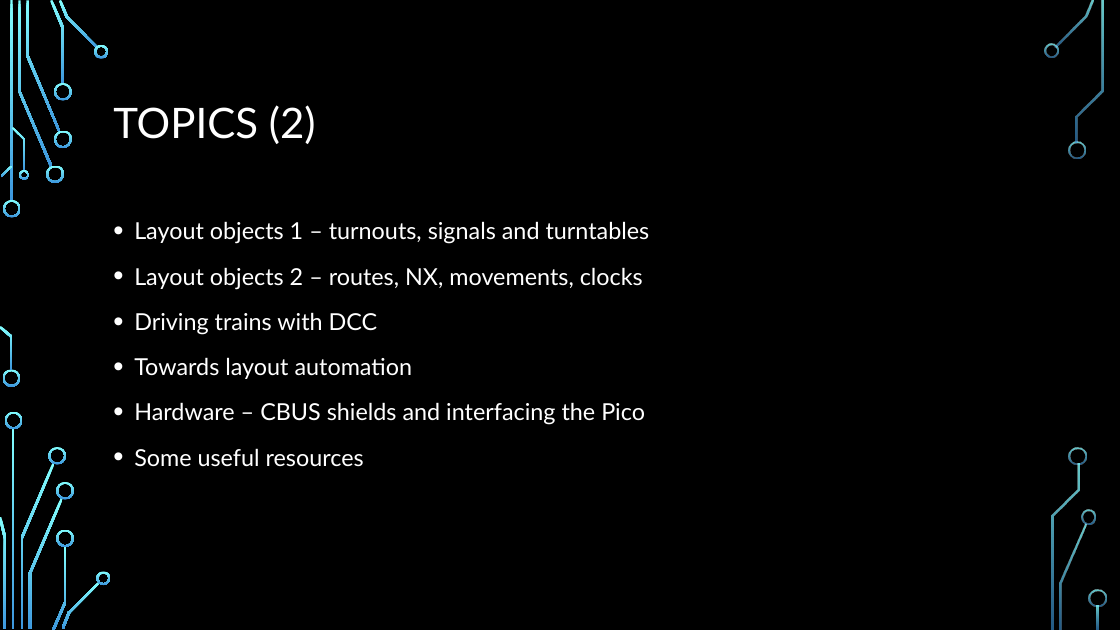
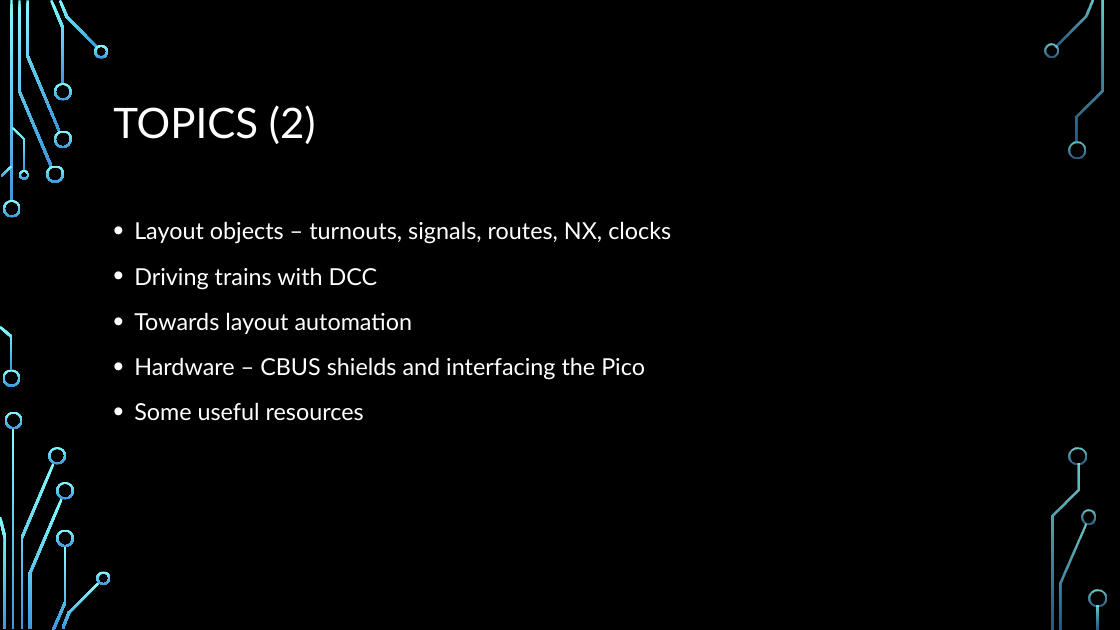
Before and after one commit to obdevel/CBUS-MicroPython-RP-Pico, a slide deck: slide 3 of Micropython Pico SIG presentation 0 1.pptx. Drawn at 1120x630 pixels with LibreOffice and Linux fonts; fonts in the diff are those of the drawing; background and template pictures are left out. Boxes give left, top, right and bottom in pixels: in the first picture for what was removed or moved away, otherwise in the second. Text is boxed around its words. In the diff, an @@ line names an element or a change of style, - is before the commit and + after.

```diff
--- a/Micropython Pico SIG presentation 0 1.pptx
+++ b/Micropython Pico SIG presentation 0 1.pptx
@@ text at (134,221,671,244): text changed @@
-• Layout objects 1 – turnouts, signals and turntables
-• Layout objects 2 – routes, NX, movements, clocks
+• Layout objects – turnouts, signals, routes, NX, clocks
```
Also in this commit, not shown: 9 other slides changed, 1 slide removed, 3 other files.
